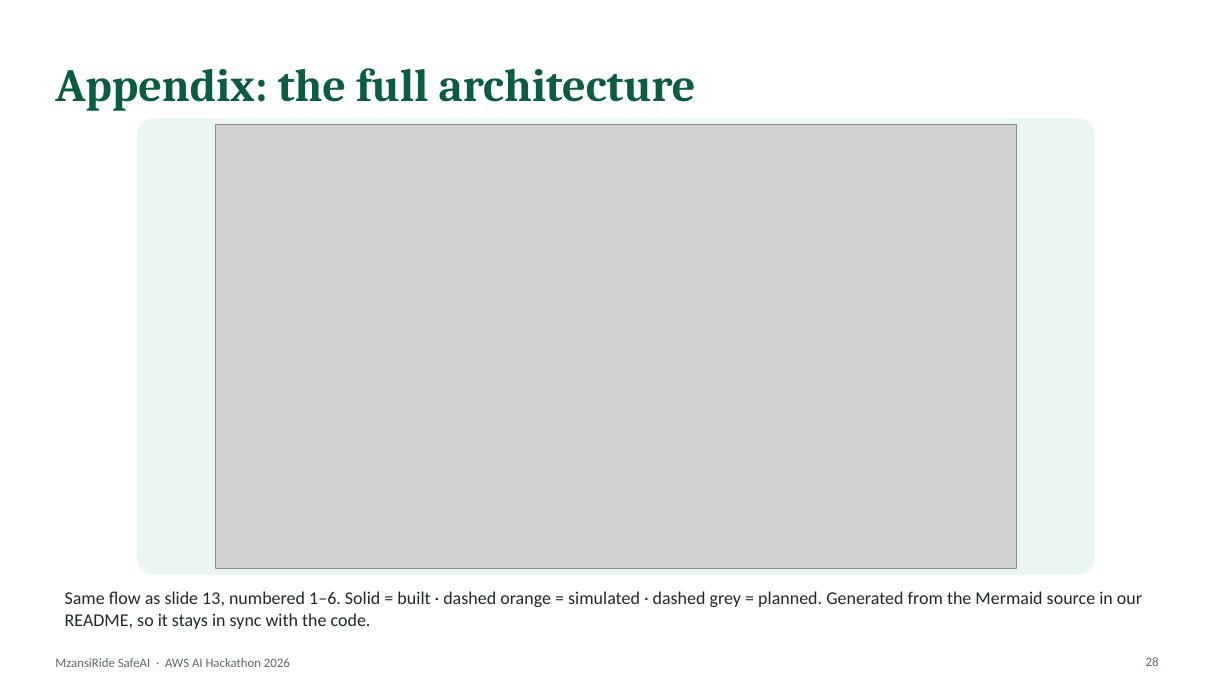
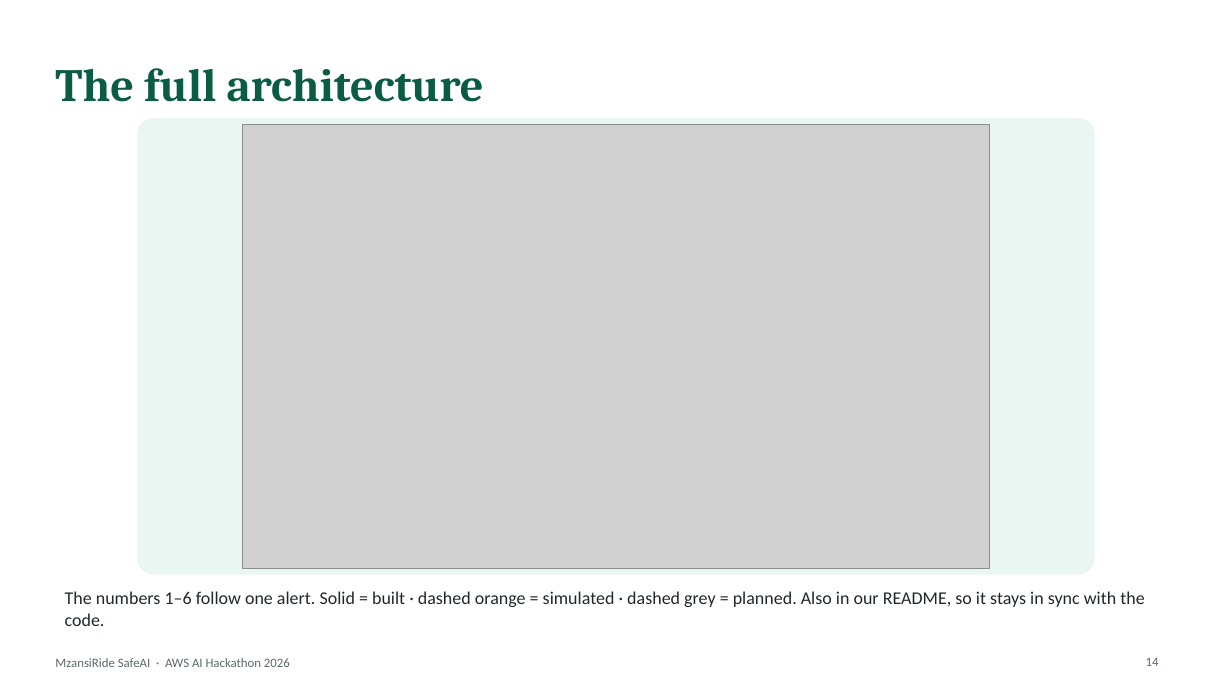
Before and after one commit to omoinjm/mzansiride-safeai, a slide deck: slide 14 of docs/presentation/MzansiRide_SafeAI_Deck.pptx (slide 28 before the commit). Drawn at 1232x693 pixels with LibreOffice and Linux fonts; fonts in the diff are those of the drawing; grey boxes stand for pictures. Boxes give left, top, right and bottom in pixels: in the first picture for what was removed or moved away, otherwise in the second. Text is boxed around its words. In the diff, an @@ line names an element or a change of style, - is before the commit and + after.

```diff
--- a/docs/presentation/MzansiRide_SafeAI_Deck.pptx
+++ b/docs/presentation/MzansiRide_SafeAI_Deck.pptx
@@ title at <box>55,68,484,102</box>: text changed @@
-Appendix: the full architecture
+The full architecture
@@ picture: place and size @@
-picture at <box>215,125,1016,568</box>
+picture at <box>242,125,989,568</box>
@@ text at <box>65,591,1144,626</box>: text changed @@
-Same flow as slide 13, numbered 1–6. Solid = built · dashed orange = simulated · dashed grey = planned. Generated from the Mermaid source in our README, so it stays in sync with the code.
+The numbers 1–6 follow one alert. Solid = built · dashed orange = simulated · dashed grey = planned. Also in our README, so it stays in sync with the code.
@@ page number at <box>1146,658,1159,666</box>: text changed @@
-28
+14
```
Also in this commit, not shown: 1 other slide changed, 13 other files.
